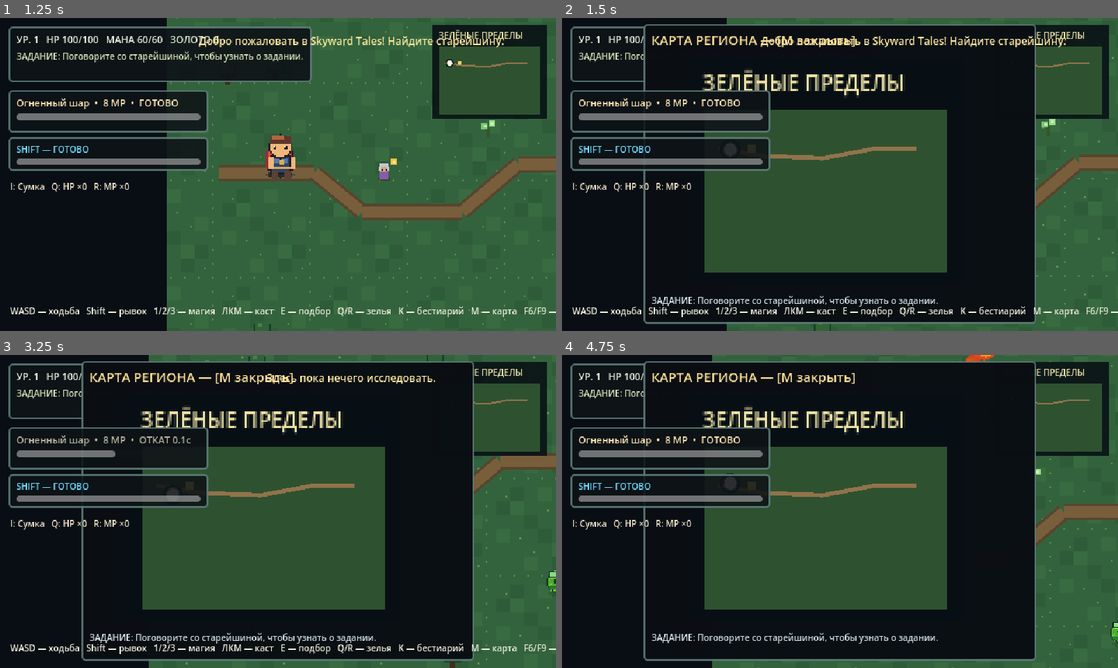
Above: before the commit, frames 1-4 (two rows, left to right).
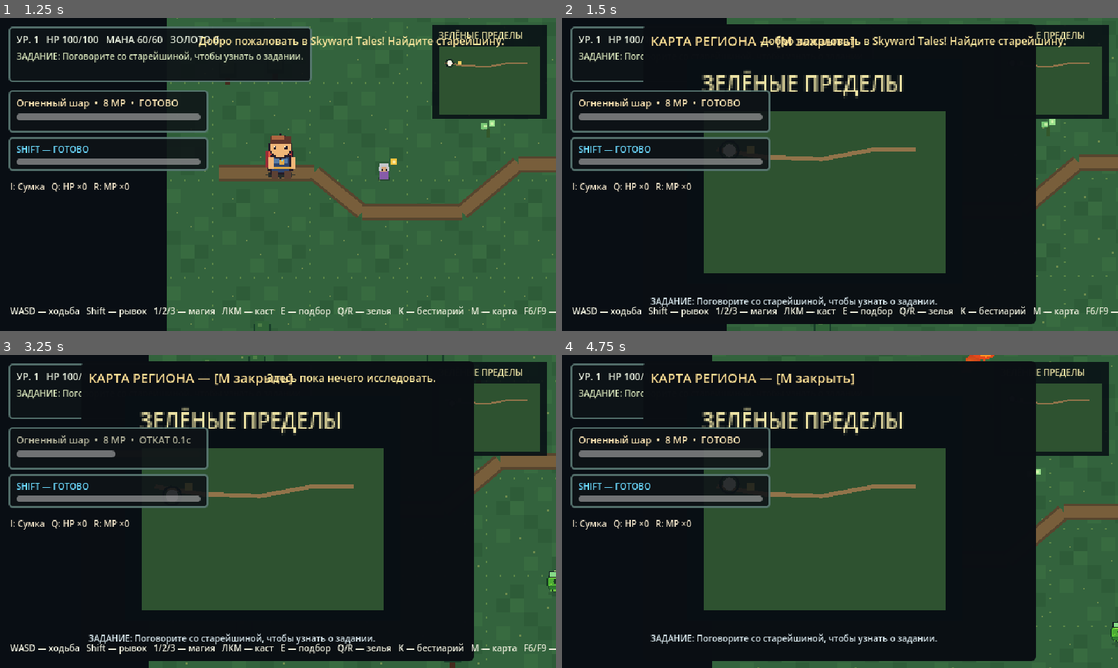
Above: after the commit, the same moments.

Repository: DoctorStrangeSH/Skyward-Tales
Game: Godot game, scene res://scenes/title_menu.tscn
The game is run twice, just before and just after one commit, with the same random seed, the same clock (stepped at 60 frames per second) and the same inputs.
Inputs (mouse positions are in pixels of both pictures, inside the frame that each line leads up to):
- Up to frame 1 (1.25 s): click "Новая игра" at 0.5 s
- Up to frame 2 (1.5 s): tap Enter at 1.25 s; move the mouse to (962, 158) at 1.27 s; hold D (move_right) from 1.28 s (still down); tap M at 1.35 s; click (962, 158) at 1.42 s
- Up to frame 3 (3.25 s): tap Space at 2 s; move the mouse to (166, 527) at 2.02 s; release D (move_right) at 2.03 s; hold S (move_down) 2.03-2.78 s; click (166, 527) at 2.1 s; tap M at 2.3, 3.05 s; move the mouse to (333, 442) at 2.77 s; hold D (move_right) from 2.78 s (still down); hold E (interact) from 2.78 s (still down); click (333, 442) at 2.92 s
- Up to frame 4 (4.75 s): tap Enter at 3.5 s; move the mouse to (812, 574) at 3.52 s; release D (move_right) at 3.53 s; release E (interact) at 3.53 s; hold W (move_up) 3.53-4.28 s; tap M at 3.6, 4.55 s; click (812, 574) at 3.67 s; move the mouse to (1006, 558) at 4.27 s; hold A (move_left) from 4.28 s (still down); tap K at 4.35 s; click (1006, 558) at 4.42 s

Frame 1 is identical in both runs. In frame 2, 4.0% of the frame differs, in the area x 14-86%, y 2-98%; in frame 3, 4.0%; in frame 4, 4.1%.

Commit message:
refactor: extract world map panel from HUD

Diff:
--- a/scripts/hud.gd
+++ b/scripts/hud.gd
@@ -56,6 +56,7 @@
 var bestiary_visible: bool = false
 var minimap: WorldMinimap
 var world_map_panel: PanelContainer
+var world_map_view: WorldMapPanel
 var world_map: WorldMinimap
 var world_map_quest: Label
 var world_map_visible: bool = false
@@ -87,27 +88,11 @@
 	minimap.position = Vector2(498, 8)
 	root.add_child(minimap)
 
-	world_map_panel = PanelContainer.new()
-	world_map_panel.position = Vector2(94, 7)
-	world_map_panel.custom_minimum_size = Vector2(452, 345)
-	world_map_panel.mouse_filter = Control.MOUSE_FILTER_STOP
-	world_map_panel.add_theme_stylebox_override("panel", _panel_style(Color(0.04, 0.055, 0.075, 0.99)))
-	root.add_child(world_map_panel)
-	var map_box := VBoxContainer.new()
-	map_box.add_theme_constant_override("separation", 7)
-	world_map_panel.add_child(map_box)
-	map_box.add_child(_make_label("КАРТА РЕГИОНА — [M закрыть]", 15, Color(0.99, 0.87, 0.58)))
-	var map_canvas := Control.new()
-	map_canvas.custom_minimum_size = Vector2(428, 268)
-	map_box.add_child(map_canvas)
-	world_map = preload("res://scripts/world_minimap.gd").new() as WorldMinimap
-	world_map.position = Vector2(42, 3)
-	world_map.scale = Vector2(2.4, 2.4)
-	map_canvas.add_child(world_map)
-	world_map_quest = _make_label("Задание: исследуйте мир.", 10, Color(0.83, 0.89, 0.91))
-	world_map_quest.autowrap_mode = TextServer.AUTOWRAP_WORD_SMART
-	map_box.add_child(world_map_quest)
-	world_map_panel.visible = false
+	world_map_view = WorldMapPanel.new()
+	root.add_child(world_map_view)
+	world_map_panel = world_map_view
+	world_map = world_map_view.map_view
+	world_map_quest = world_map_view.quest_label
 
 	# Compact battle information, without introducing mouse-blocking controls.
 	var spell_panel := PanelContainer.new()
@@ -315,17 +300,15 @@
 func open_world_map(region: String, hero: Vector2, landmarks: Dictionary, quest: String) -> void:
 	if world_map_visible or defeat_visible or talent_visible:
 		return
-	world_map.update_map(region, hero, landmarks)
-	world_map_quest.text = "ЗАДАНИЕ: " + quest
+	world_map_view.show_region(region, hero, landmarks, quest)
 	world_map_visible = true
-	world_map_panel.visible = true
 	get_tree().paused = true
 
 func close_world_map() -> void:
 	if not world_map_visible:
 		return
 	world_map_visible = false
-	world_map_panel.visible = false
+	world_map_view.visible = false
 	get_tree().paused = false
 
 func toggle_inventory(player: PlayerCharacter) -> void:
--- /dev/null
+++ b/scripts/world_map_panel.gd
@@ -0,0 +1,43 @@
+extends PanelContainer
+class_name WorldMapPanel
+
+var map_view: WorldMinimap
+var quest_label: Label
+
+func _ready() -> void:
+	position = Vector2(94, 7)
+	custom_minimum_size = Vector2(452, 345)
+	mouse_filter = Control.MOUSE_FILTER_STOP
+	var style := StyleBoxFlat.new()
+	style.bg_color = Color(0.04, 0.055, 0.075, 0.99)
+	style.set_content_margin_all(8)
+	style.set_corner_radius_all(6)
+	add_theme_stylebox_override("panel", style)
+	var box := VBoxContainer.new()
+	box.add_theme_constant_override("separation", 7)
+	add_child(box)
+	box.add_child(_label("КАРТА РЕГИОНА — [M закрыть]", 15, Color(0.99, 0.87, 0.58)))
+	var canvas := Control.new()
+	canvas.custom_minimum_size = Vector2(428, 268)
+	box.add_child(canvas)
+	map_view = preload("res://scripts/world_minimap.gd").new() as WorldMinimap
+	map_view.position = Vector2(42, 3)
+	map_view.scale = Vector2(2.4, 2.4)
+	canvas.add_child(map_view)
+	quest_label = _label("Задание: исследуйте мир.", 10, Color(0.83, 0.89, 0.91))
+	quest_label.autowrap_mode = TextServer.AUTOWRAP_WORD_SMART
+	box.add_child(quest_label)
+	visible = false
+
+func _label(value: String, font_size: int, color: Color) -> Label:
+	var label := Label.new()
+	label.text = value
+	label.add_theme_font_size_override("font_size", font_size)
+	label.add_theme_color_override("font_color", color)
+	label.mouse_filter = Control.MOUSE_FILTER_IGNORE
+	return label
+
+func show_region(region: String, hero: Vector2, landmarks: Dictionary, quest: String) -> void:
+	map_view.update_map(region, hero, landmarks)
+	quest_label.text = "ЗАДАНИЕ: " + quest
+	visible = true
--- /dev/null
+++ b/tests/world_map_panel.gd
@@ -0,0 +1,33 @@
+extends SceneTree
+
+func _initialize() -> void:
+	call_deferred("_run")
+
+func _require(ok: bool, message: String) -> bool:
+	if not ok:
+		push_error("WORLD MAP PANEL FAILED: " + message)
+		quit(1)
+		return false
+	return true
+
+func _run() -> void:
+	var game: Node2D = load("res://scenes/main.tscn").instantiate()
+	root.add_child(game)
+	await process_frame
+	var hud: GameHud = game.hud
+	if not _require(hud.world_map_view is WorldMapPanel, "map component missing"):
+		return
+	if not _require(hud.world_map_panel == hud.world_map_view and hud.world_map == hud.world_map_view.map_view and hud.world_map_quest == hud.world_map_view.quest_label, "compatibility references missing"):
+		return
+	if not _require(not hud.world_map_panel.visible, "map starts open"):
+		return
+	hud.open_world_map("greenfields", Vector2(25, 30), {}, "Найти тропу")
+	if not _require(hud.world_map_visible and hud.world_map_panel.visible and hud.world_map_quest.text == "ЗАДАНИЕ: Найти тропу", "map open/quest rendering broken"):
+		return
+	if not _require(get_tree().paused, "world did not pause when map opened"):
+		return
+	hud.close_world_map()
+	if not _require(not hud.world_map_visible and not hud.world_map_panel.visible and not get_tree().paused, "map close did not restore gameplay"):
+		return
+	print("WORLD MAP PANEL OK: component, aliases, pause and quest label")
+	quit(0)
Not shown, changed: docs/AI_HANDOFF.md
Not shown, changed: docs/ROADMAP.md
